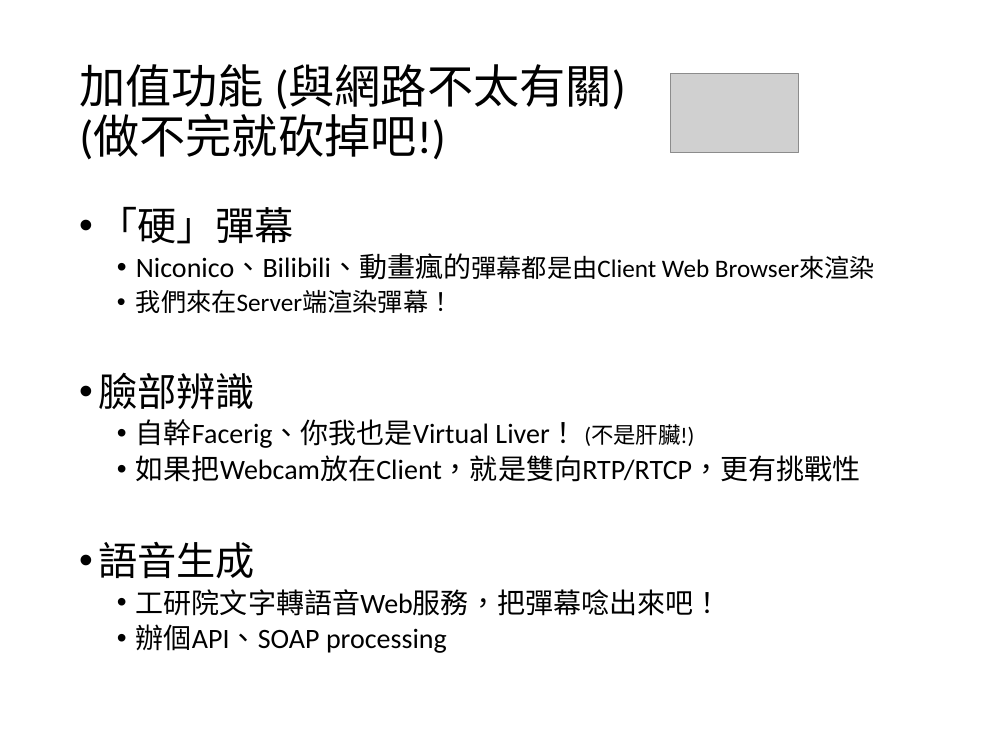
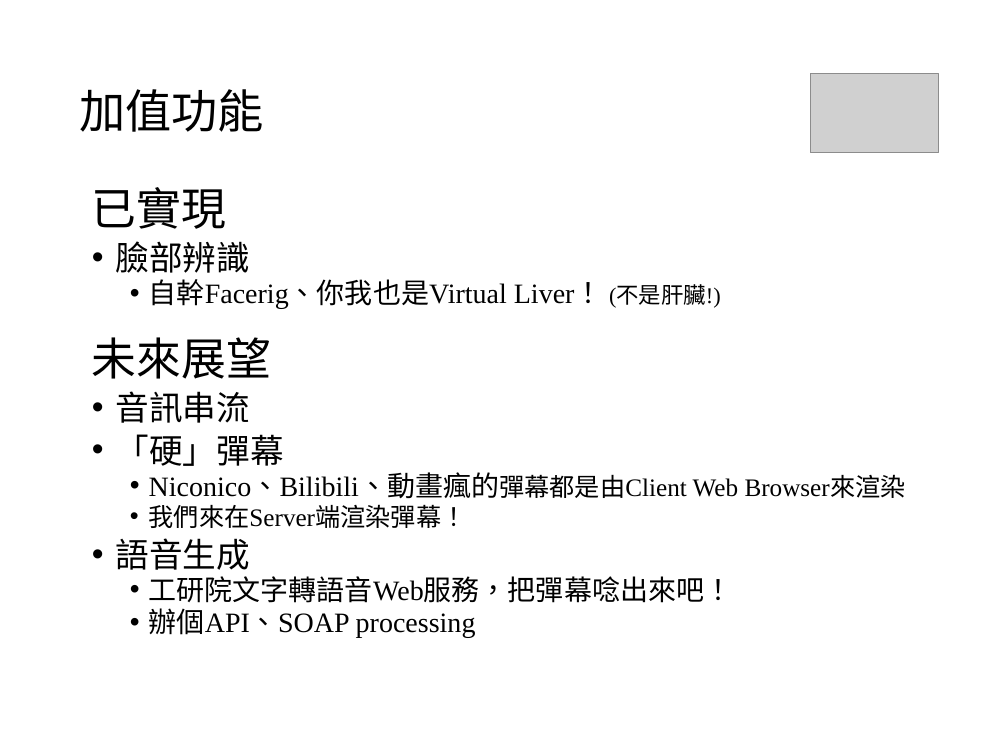
Before and after one commit to yth98/network-media, a slide deck: slide 10 of Report.ppt (slide 8 before the commit). Drawn at 1008x756 pixels with LibreOffice and Linux fonts; fonts in the diff are those of the drawing; grey boxes stand for pictures. Boxes give left, top, right and bottom in pixels: in the first picture for what was removed or moved away, otherwise in the second. Text is boxed around its words. In the diff, an @@ line names an element or a change of style, - is before the commit and + after.

```diff
--- a/Report.ppt
+++ b/Report.ppt
@@ title at <box>79,89,264,132</box>: text changed; font Calibri to Noto Sans CJK SC @@
-加值功能 (與網路不太有關)
-(做不完就砍掉吧!)
+加值功能
@@ picture: place and size @@
-picture at <box>670,74,798,153</box>
+picture at <box>810,74,938,153</box>
@@ text "已實現": place and size @@
-text "已實現" at <box>98,206,875,653</box>
+text "已實現" at <box>92,187,906,638</box>
@@ text at <box>92,187,721,423</box>: paragraphs added @@
+已實現
+• 臉部辨識
+  • 自幹Facerig、你我也是Virtual Liver！ (不是肝臟!)
+未來展望
+• 音訊串流
@@ text at <box>98,372,861,482</box>: paragraphs removed @@
-• 臉部辨識
-  • 自幹Facerig、你我也是Virtual Liver！ (不是肝臟!)
-  • 如果把Webcam放在Client，就是雙向RTP/RTCP，更有挑戰性
@@ text at <box>116,434,906,638</box>: size 28 to 24 pt in "「硬」彈幕", "語音生成"; font Noto Sans CJK TC to Times New Roman in "「硬」彈幕"; font Calibri to Times New Roman in "「硬」彈幕", "Niconico、Bilibili、動畫瘋的彈幕都是由Client Web Browser來渲染", "我們來在Server端渲染彈幕！", "語音生成" and 2 more places; indent changed; line spacing 0.9 to 0.8 @@
```
Also in this commit, not shown: 5 other slides changed, 4 slides added, 2 slides removed, 4 other files.
